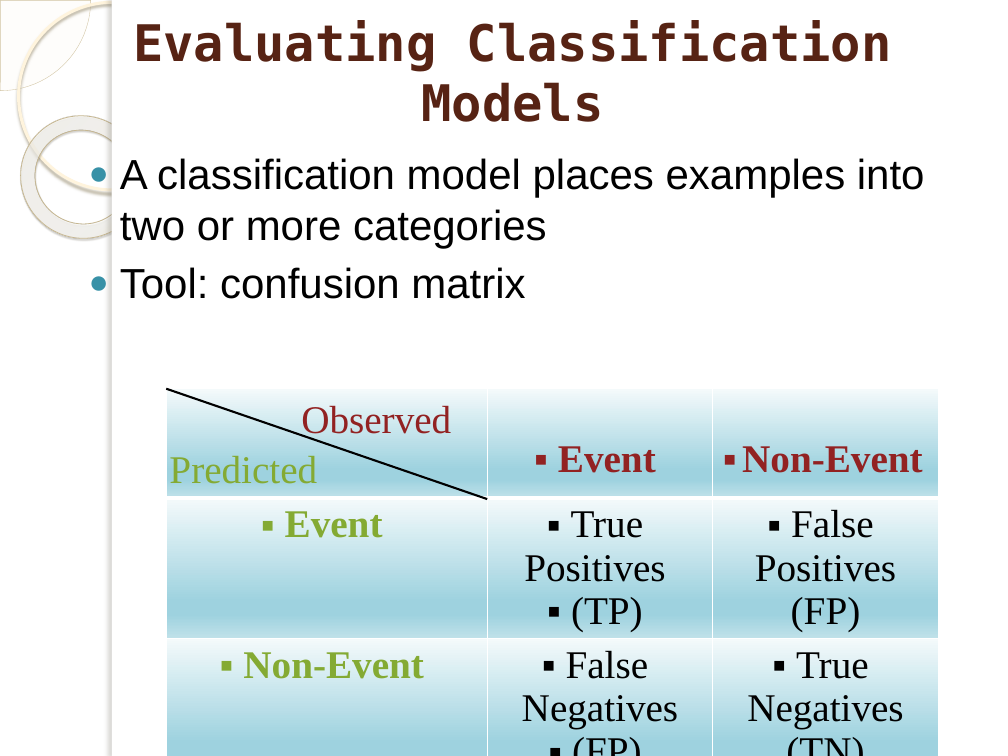
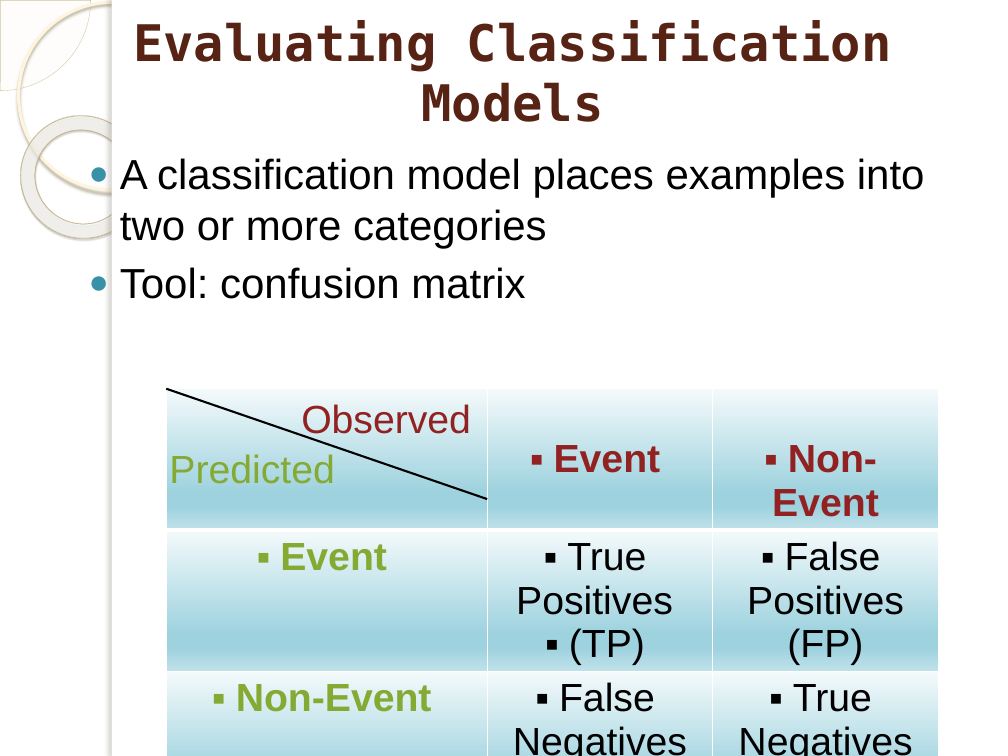
Before and after one commit to marinfotache/Data-Processing-Analysis-Science-with-R, a slide deck: slide 14 of 13 Introduction to Machine Learning and tidymodels ecosystem/13_Introduction to Machine Learning.pptx. Drawn at 1008x756 pixels with LibreOffice and Linux fonts; fonts in the diff are those of the drawing; background and template pictures are left out. Boxes give left, top, right and bottom in pixels: in the first picture for what was removed or moved away, otherwise in the second. Text is boxed around its words. In the diff, an @@ line names an element or a change of style, - is before the commit and + after.

```diff
--- a/13 Introduction to Machine Learning and tidymodels ecosystem/13_Introduction to Machine Learning.pptx
+++ b/13 Introduction to Machine Learning and tidymodels ecosystem/13_Introduction to Machine Learning.pptx
@@ table at box(166, 389, 938, 756) @@
@@ font Times New Roman to Arial @@
@@ text "Observed" at box(301, 404, 471, 441): font Times New Roman to Arial @@
@@ text "Predicted" at box(169, 454, 334, 484): font Times New Roman to Arial @@
```
Also in this commit, not shown: 13 other slides changed, 1 slide added, 2 slides removed, 2 other files.
